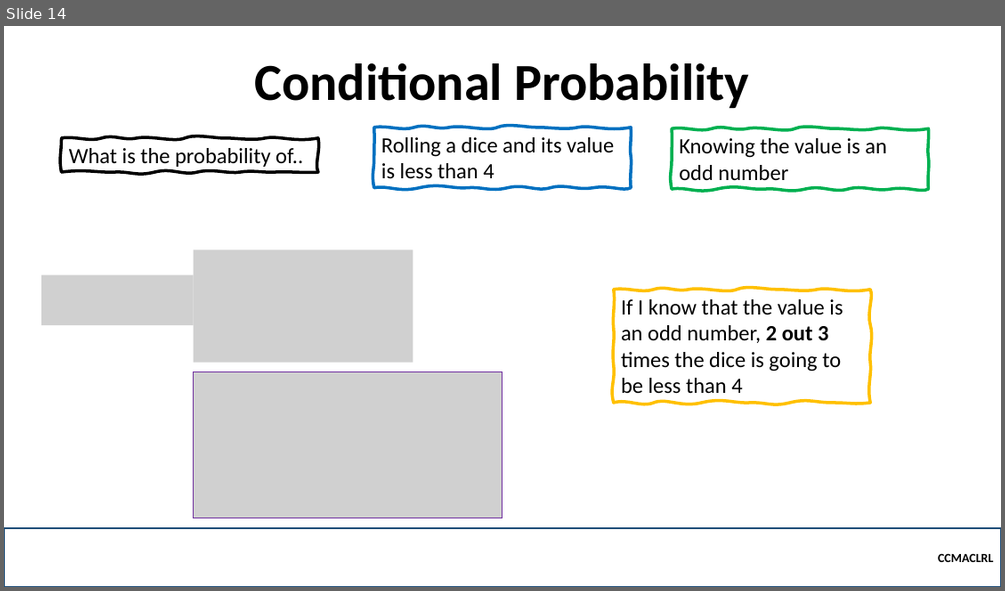
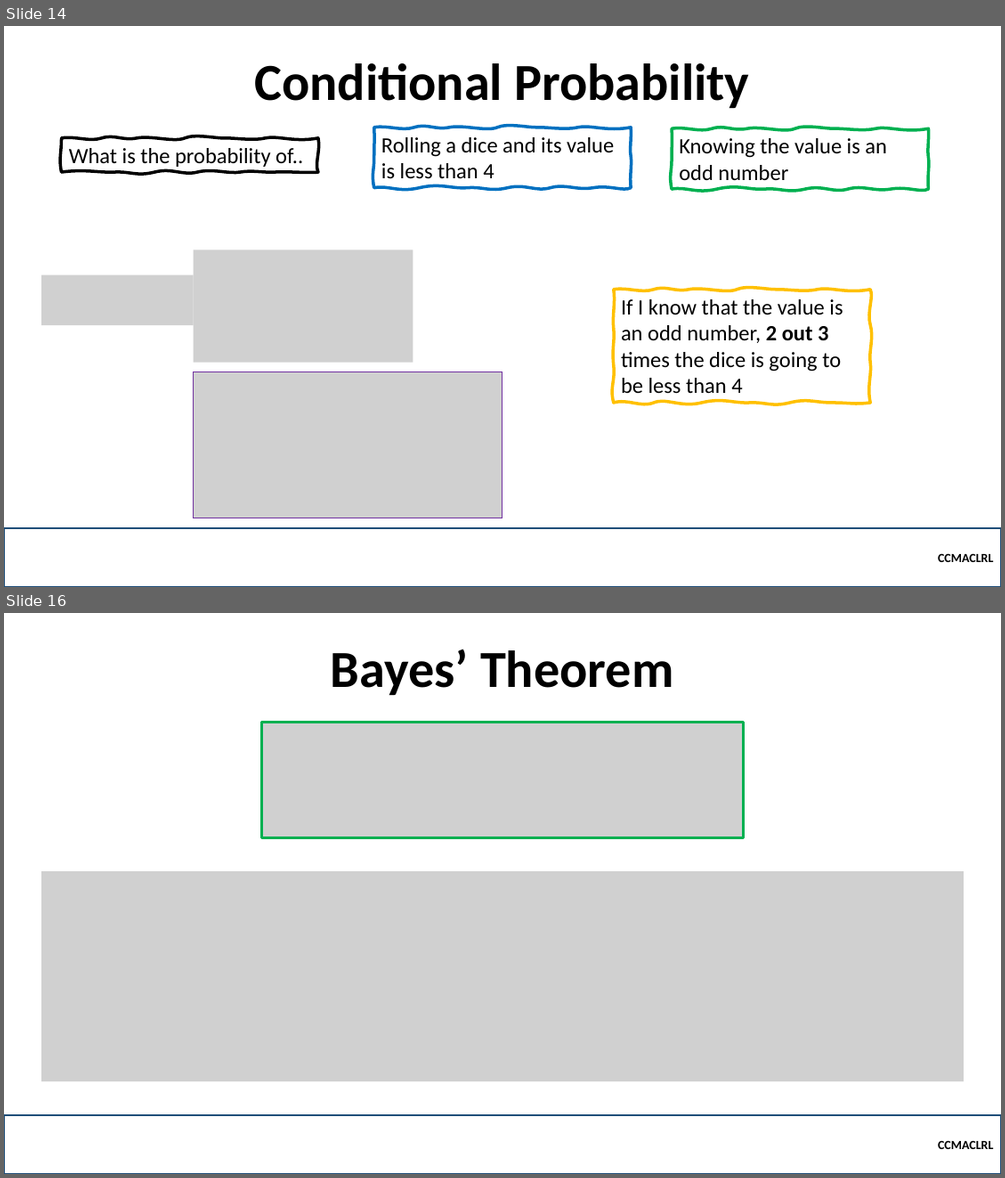
Before and after one commit to robitussin/CCMACLRL, a slide deck: 6 - Naive Bayes/Conditional Probability.pptx. Shown one above the other, each under a label of ours: slide 14 before the commit, slides 14 and 16 after it; the slides between them are not shown. The pictures are 1005x591 and 1005x1178 pixels, drawn with LibreOffice and Linux fonts; fonts in the diff are those of the drawing; grey boxes stand for pictures; background and template pictures are left out. Boxes give left, top, right and bottom in pixels: in the first picture for what was removed or moved away, otherwise in the second. Text is boxed around its words. In the diff, an @@ line names an element or a change of style, - is before the commit and + after.

```diff
--- a/6 - Naive Bayes/Conditional Probability.pptx
+++ b/6 - Naive Bayes/Conditional Probability.pptx
@@ slide 16 added at (x1=4, y1=613, x2=1001, y2=1174), background picture (left out) @@
@@ title added at (x1=331, y1=649, x2=674, y2=696), 50 pt, text #000000, bold @@
+Bayes’ Theorem
@@ picture added at (x1=262, y1=722, x2=744, y2=837) @@
@@ picture added at (x1=41, y1=871, x2=963, y2=1081) @@
@@ rectangle added at (x1=4, y1=1115, x2=1001, y2=1174), outline #1F4E79 2.25 pt, 12 pt, text #000000, bold @@
+CCMACLRL
```
Also in this commit, not shown: 2 other slides added, 1 other file.
